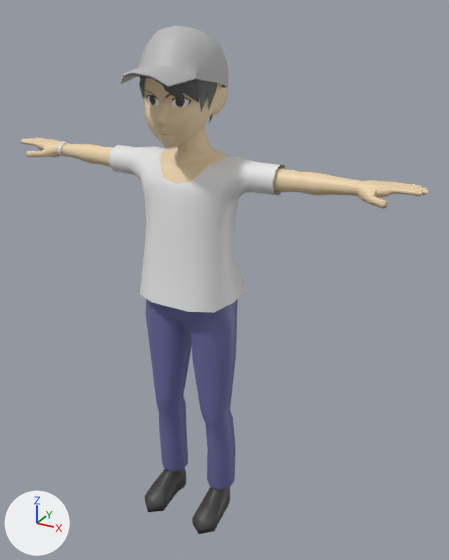
The FBX model Misoten8/Assets/Models/NPC/NPC.fbx, before and after one commit.
Before and after are seen from a camera (50 mm lens) standing at (0.889, -1.399, 1.537) and looking at (0.094, 0.048, 0.814). The lights are fixed; the arrows at lower left show +X, +Y and +Z. Where no turn or scale is listed for an object, it has been applied to the vertices.
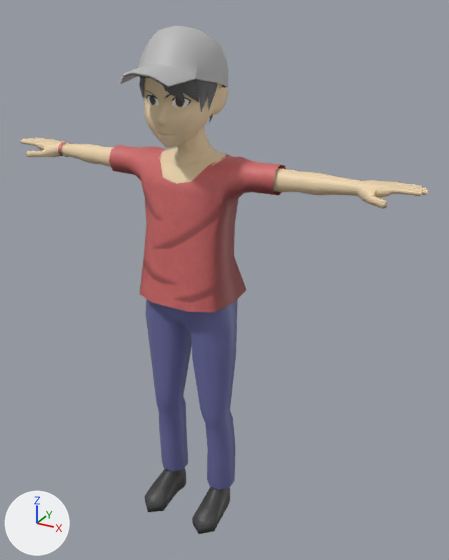
Location of each change, [x1, y1, x2, y2] in pixels of the pictures (449 x 560 px):
```json
{"object": "polySurface82", "change": "recoloured", "before": [109, 145, 286, 313], "after": [109, 145, 286, 313], "on screen": "grey to brown"}
```

Edits to the scene script, one JSON object a line:
```json
{"op": "add", "block": "img_npc_body_npcmale_mat_body_albedotransparency_png", "code": ["img_npc_body_npcmale_mat_body_albedotransparency_png = load_image('NPC_body_NPCmale_mat_body_AlbedoTransparency.png', '../../Textures/Models/NPC/NPC_body_NPCmale_mat_body_AlbedoTransparency.png', 1024, 1024, 'sRGB')"]}
{"op": "add", "block": "mat_npcmale_mat_shirt", "code": ["mat_npcmale_mat_shirt = principled_material('NPCmale_mat_shirt')", "mat_npcmale_mat_shirt.texture = img_npc_body_npcmale_mat_body_albedotransparency_png"]}
{"block": "me_mesh_033", "where": "me_mesh_033.from_pydata(...)  # 215 vertices, 198 faces; spans x -0.258..0.258, y -0.1..0.132, z 0.768..1.177"}
{"op": "remove", "block": "me_mesh_033", "code": "me_mesh_033.materials.append(mat_npcmale_mat_body)  # picture img_npc_male_body_png"}
{"op": "add", "block": "me_mesh_033", "code": "me_mesh_033.materials.append(mat_npcmale_mat_shirt)  # picture img_npc_body_npcmale_mat_body_albedotransparency_png"}
```
